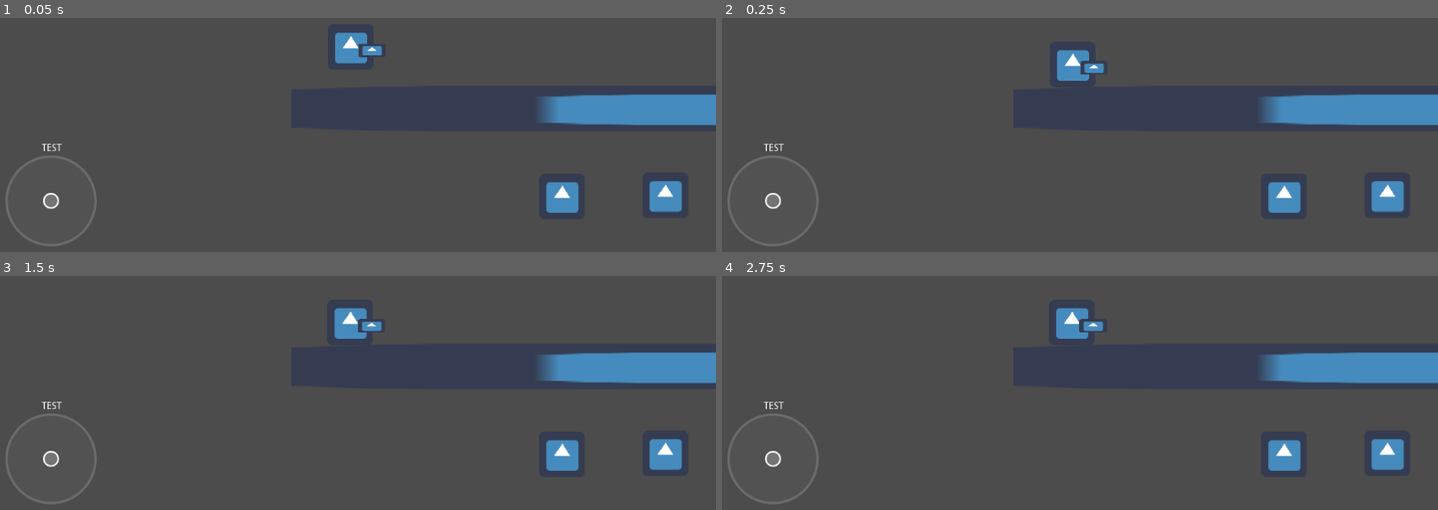
Above: before the commit, frames 1-4 (two rows, left to right).
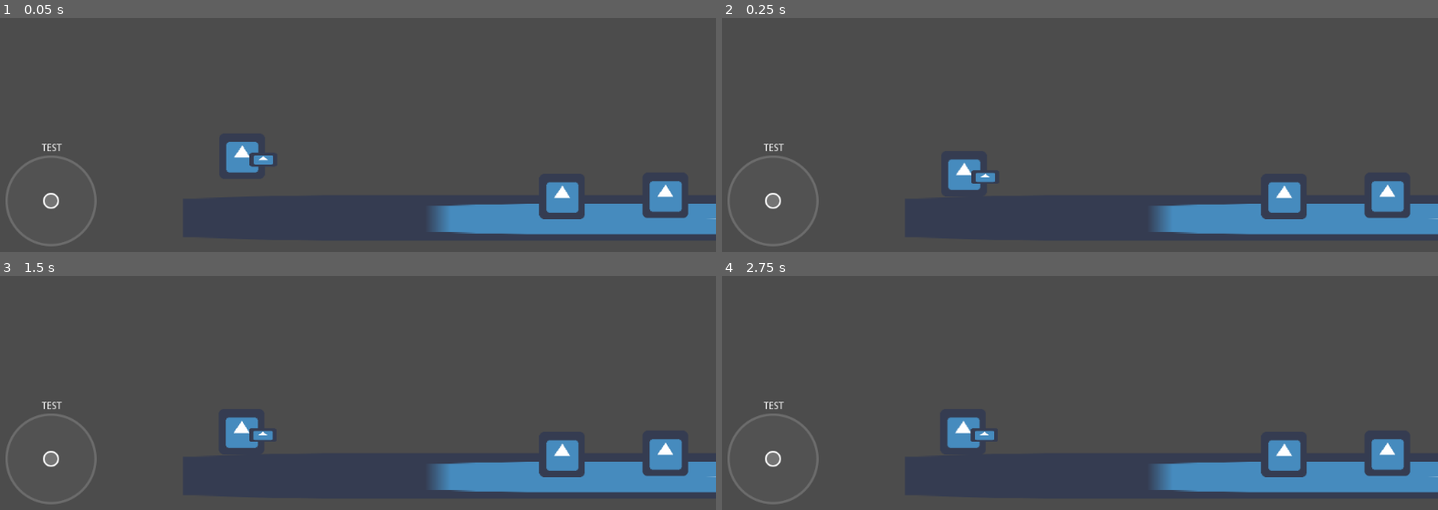
Above: after the commit, the same moments.

Repository: stranker/TD-WW2
Game: Godot game, scene res://Mapa/TEST_ARENA.tscn
Same seed, same stepped clock (60 frames per second), same inputs: the game is played once before the commit and once after it. The engine's default icon, where the game draws it, is replaced by a stand-in: a white triangle on a blue panel in a dark square.
Inputs (mouse positions are in pixels of both pictures, inside the frame that each line leads up to):
- Up to frame 1 (0.05 s): no input
- Up to frame 2 (0.25 s): no input
- Up to frame 3 (1.5 s): tap Enter at 0.5 s; move the mouse to (508, 283) at 0.52 s; click (508, 283) at 0.67 s; tap Space at 1.25 s; drag from (207, 325) to (315, 388) at 1.27 s
- Up to frame 4 (2.75 s): tap Enter at 2 s; move the mouse to (outside the picture) at 2.02 s; click (outside the picture) at 2.17 s

The runs differ from the first frame. In frame 1, 8.8% of the frame differs, in the area x 31-100%, y 6-93%; in frame 2, 8.9%; in frame 3, 8.9%, in the area x 31-100%, y 13-93%; in frame 4, 8.9%.

Commit message:
Fix

Diff:
--- a/Mapa/TEST_ARENA.tscn
+++ b/Mapa/TEST_ARENA.tscn
@@ -8,7 +8,7 @@
 custom_solver_bias = 0.0
 extents = Vector2( 10, 10 )
 
-[node name="TEST_ARENA" type="Node2D"]
+[node name="TEST_ARENA" type="Node2D" index="0"]
 
 [node name="Piso" type="StaticBody2D" parent="." index="0"]
 
--- a/Objetos/Player.tscn
+++ b/Objetos/Player.tscn
@@ -60,7 +60,7 @@
 custom_solver_bias = 0.0
 radius = 60.0
 
-[node name="Player" type="KinematicBody2D" index="0"]
+[node name="Player" type="KinematicBody2D"]
 
 input_pickable = false
 collision_layer = 1
@@ -80,6 +80,7 @@
 
 [node name="Camera2D" type="Camera2D" parent="." index="2"]
 
+position = Vector2( 152.362, -153.722 )
 anchor_mode = 1
 rotating = false
 current = true
@@ -95,13 +96,14 @@
 smoothing_speed = 5.0
 offset_v = 0.0
 offset_h = 0.0
-drag_margin_left = 0.2
+drag_margin_left = 0.1
 drag_margin_top = 0.2
-drag_margin_right = 0.2
+drag_margin_right = 0.1
 drag_margin_bottom = 0.2
 editor_draw_screen = true
-editor_draw_limits = false
-editor_draw_drag_margin = false
+editor_draw_limits = true
+editor_draw_drag_margin = true
+_sections_unfolded = [ "Drag Margin", "Editor" ]
 
 [node name="Weapon" type="Position2D" parent="." index="3"]
 
